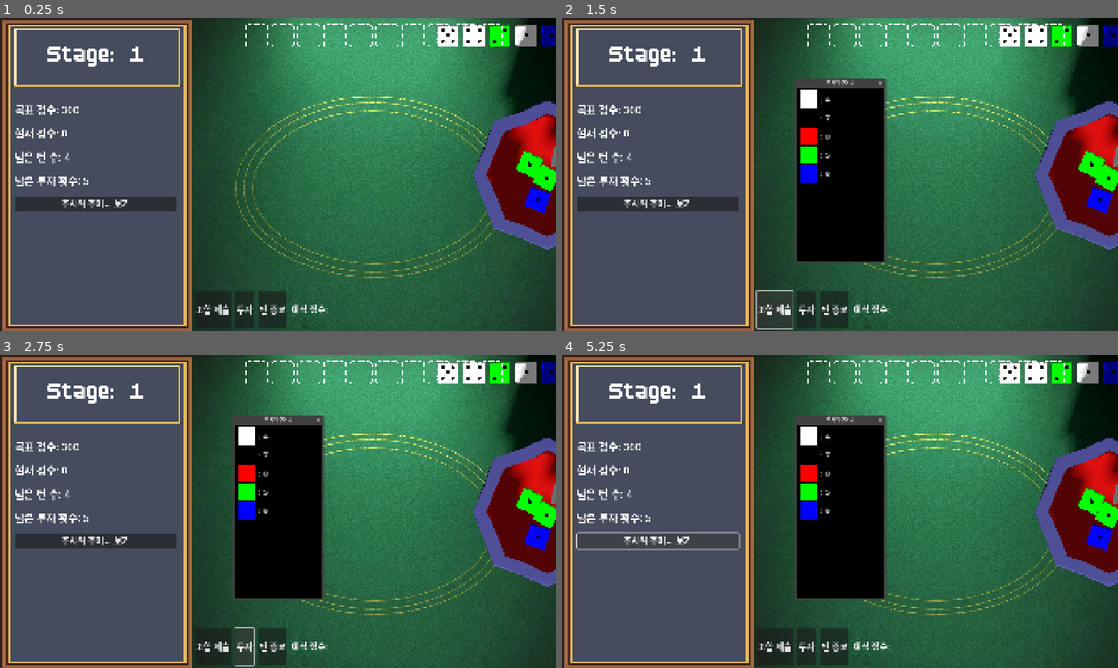
Above: before the commit, frames 1-4 (two rows, left to right).
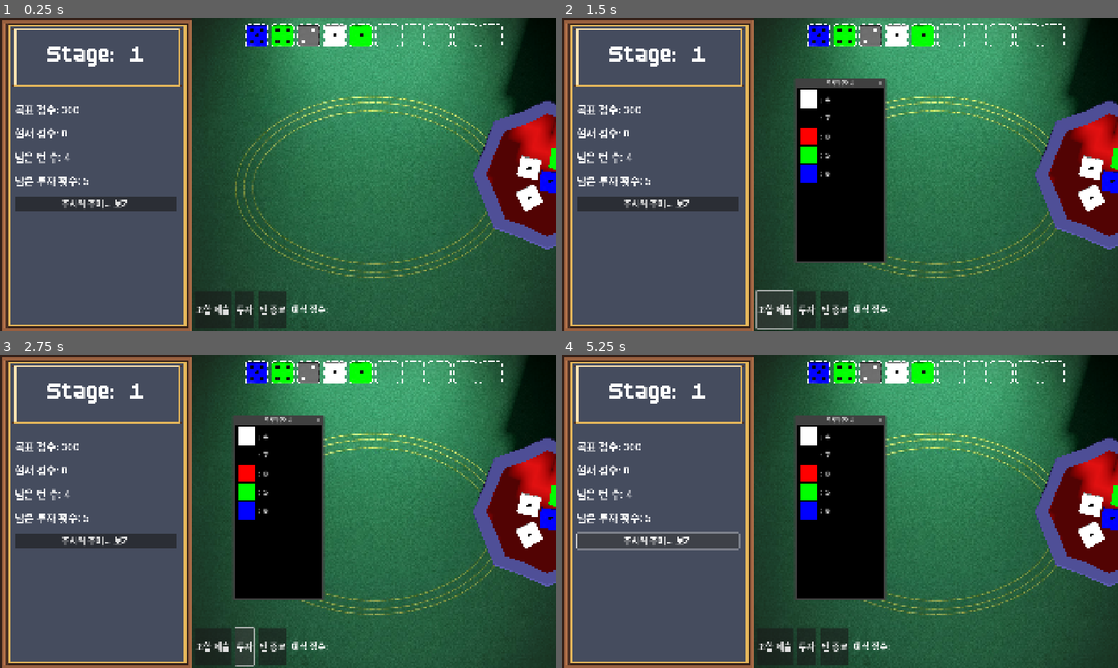
Above: after the commit, the same moments.

Repository: SangHyung-Jung/ColorDiceRollGame
Game: Godot game, scene res://main_screen.tscn
Two runs of this game, one before a commit and one after it. Both use one fixed random seed, a clock stepped at 60 frames per second and the inputs below.
Inputs:
- Up to frame 1 (0.25 s): no input
- Up to frame 2 (1.5 s): click "주사위 주머니 보기" at 0.5 s; click "조합 제출" at 1.25 s
- Up to frame 3 (2.75 s): click "투자" at 2 s
- Up to frame 4 (5.25 s): click "주사위 주머니 보기" at 2.75 s; click "조합 제출" at 3.5 s; click "투자" at 4.25 s; click "주사위 주머니 보기" at 5 s

The runs differ from the first frame. In frame 1, 3.5% of the frame differs, in the area x 44-100%, y 2-63%; in frame 2, 3.5%; in frame 3, 3.5%; in frame 4, 3.5%.

Commit message:
fix socket

Diff:
--- a/main_screen.gd
+++ b/main_screen.gd
@@ -52,13 +52,63 @@
 	# 초기화
 	_initialize_managers()
 	_setup_scene()
-	await _setup_sockets()
+	# await _setup_sockets()
 	_setup_game()
 	_connect_signals()
+
+	await get_tree().process_frame
+	_update_socket_positions()
+
 	_update_ui_from_gamestate()
-
 	_on_rolling_area_resized()
 
+func _update_socket_positions() -> void:
+	# 1. 2D 소켓 UI가 생성되었는지 확인
+	if socket_container.get_child_count() == 0:
+		# 소켓 UI가 없다면 생성 (기존 로직 유지)
+		for i in range(MAX_INVESTED_DICE):
+			var socket_ui = TextureRect.new()
+			socket_ui.texture = SocketTexture
+			socket_ui.custom_minimum_size = Vector2(80, 80)
+			socket_ui.expand_mode = TextureRect.EXPAND_IGNORE_SIZE
+			socket_ui.stretch_mode = TextureRect.STRETCH_KEEP_ASPECT_CENTERED
+			socket_container.add_child(socket_ui)
+		await get_tree().process_frame
+
+	var camera = rolling_world.get_node_or_null("Camera3D")
+	if not camera: return
+
+	socket_positions.clear()
+	# 주사위 중심 높이 설정 (주사위 크기가 1.2이므로 반절인 0.6 정도가 적당함)
+	var plane_y = 0.6
+
+	# ★ 핵심 수정: 3D 뷰포트 컨테이너의 글로벌 위치 가져오기
+	var viewport_offset = rolling_area.global_position
+
+	for socket_ui in socket_container.get_children():
+		var rect = socket_ui.get_global_rect()
+		var screen_pos = rect.get_center()
+
+		# ★ 좌표 보정: 전체 화면 좌표에서 뷰포트 시작 위치를 빼서 '뷰포트 내부 좌표'로 변환
+		var local_viewport_pos = screen_pos - viewport_offset
+
+		# 변환된 좌표로 레이캐스팅 수행
+		var ray_origin = camera.project_ray_origin(local_viewport_pos)
+		var ray_normal = camera.project_ray_normal(local_viewport_pos)
+
+		if ray_normal.y < -0.001:
+			var t = (ray_origin.y - plane_y) / -ray_normal.y
+			var world_pos = ray_origin + ray_normal * t
+			socket_positions.append(world_pos)
+		else:
+			socket_positions.append(Vector3.ZERO)
+
+	# 이미 투자된 주사위들의 위치도 즉시 동기화 (화면 크기 변경 대응)
+	for i in range(invested_dice_nodes.size()):
+		if i < socket_positions.size():
+			var dice = invested_dice_nodes[i]
+			if is_instance_valid(dice):
+				dice.global_position = socket_positions[i]
 
 func _setup_sockets():
 	# 1. 2D 소켓 UI 생성
@@ -128,6 +178,9 @@
 	if not game_manager.can_draw_dice(5):
 		push_error("Not enough dice in bag for initial investment")
 		return
+# 소켓 위치가 아직 계산되지 않았을 수 있으므로 확인
+	if socket_positions.is_empty():
+		await _update_socket_positions()
 
 	var dice_colors = dice_spawner.create_dice_colors_from_bag(game_manager.bag, 5)
 
@@ -187,6 +240,7 @@
 	sub_viewport.size = viewport_size
 	if rolling_world and rolling_world.has_method("update_size"):
 		rolling_world.update_size(viewport_size)
+	call_deferred("_update_socket_positions")
 
 func _on_rolling_area_gui_input(event: InputEvent) -> void:
 	if input_manager.handle_input(event):
@@ -277,7 +331,6 @@
 	combo_select.exit()
 	Main.invests_left -= 1
 	_update_ui_from_gamestate()
-
 func _invest_dice(nodes: Array):
 	for dice_node in nodes:
 		var next_socket_index = invested_dice_nodes.size()
@@ -288,12 +341,21 @@
 		var target_pos = socket_positions[next_socket_index]
 
 		dice_node.freeze = true
+		dice_node.linear_velocity = Vector3.ZERO
+		dice_node.angular_velocity = Vector3.ZERO
+
 		var tween = create_tween()
-		tween.tween_property(dice_node, "global_position", target_pos, 0.4).set_trans(Tween.TRANS_QUINT).set_ease(Tween.EASE_OUT)
+		tween.tween_property(dice_node, "global_position", target_pos, 0.4)\
+			.set_trans(Tween.TRANS_QUINT).set_ease(Tween.EASE_OUT)
 
 		invested_dice_nodes.append(dice_node)
 
-	_remove_combo_dice(nodes)
+		# 게임 매니저 결과에서만 제거 (객체 삭제 X)
+		if game_manager.get_roll_results().has(dice_node.name):
+			game_manager.get_roll_results().erase(dice_node.name)
+
+	# 스포너 관리 목록에서 제거
+	dice_spawner.remove_dice(nodes)
 
 func _on_turn_end_pressed() -> void:
 	combo_select.exit()
